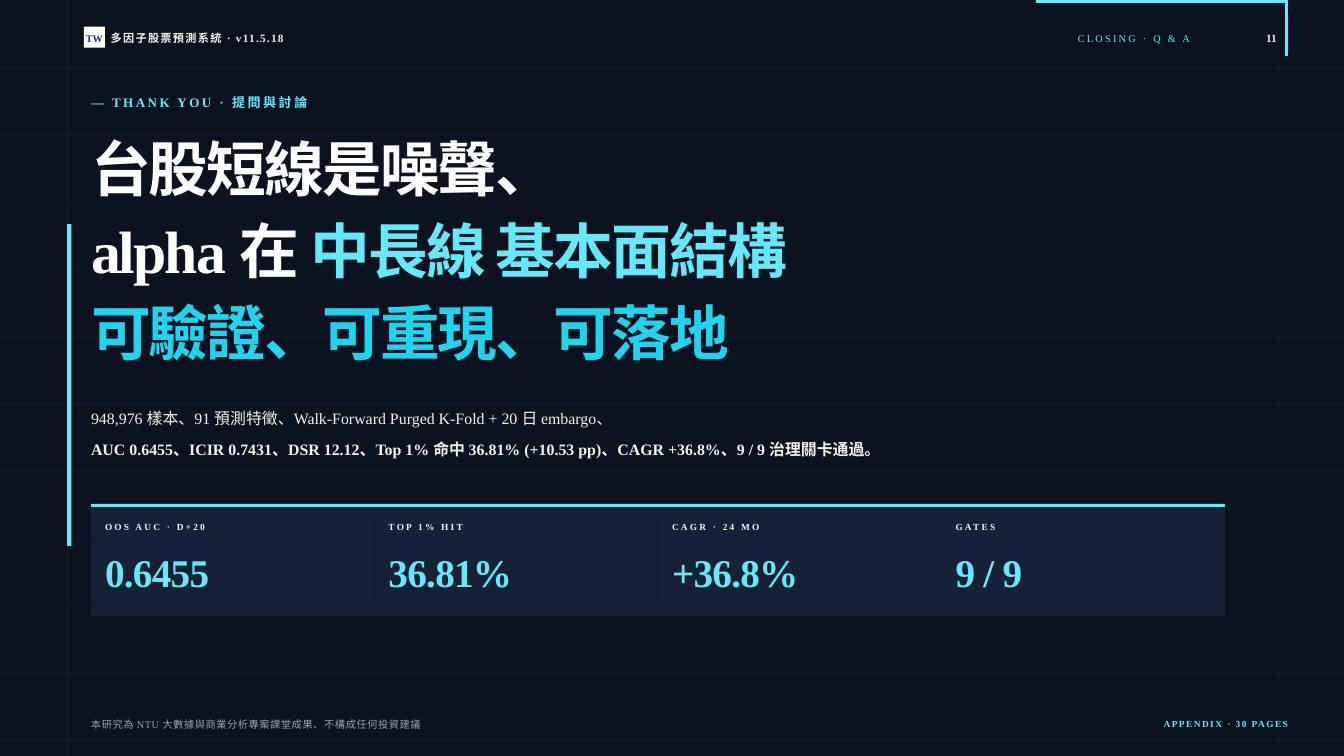
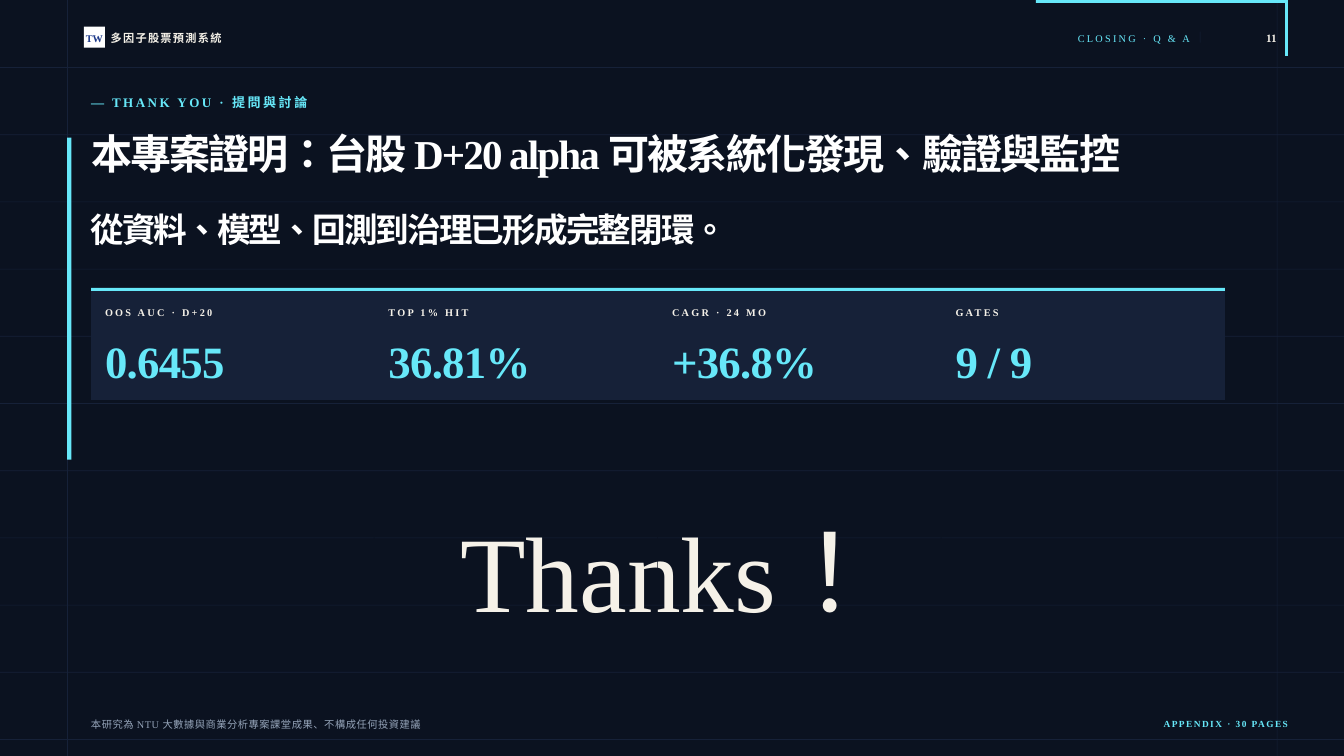
Before and after one commit to andychen050229-cell/taiwan-stock-multifactor, a slide deck: slide 11 of 台股多因子預測系統_v11.5.18_課堂簡報.pptx. Drawn at 1344x756 pixels with LibreOffice and Linux fonts; fonts in the diff are those of the drawing. Boxes give left, top, right and bottom in pixels: in the first picture for what was removed or moved away, otherwise in the second. Text is boxed around its words. In the diff, an @@ line names an element or a change of style, - is before the commit and + after.

```diff
--- a/台股多因子預測系統_v11.5.18_課堂簡報.pptx
+++ b/台股多因子預測系統_v11.5.18_課堂簡報.pptx
@@ text at [111,31,221,46]: text changed @@
-多因子股票預測系統 · v11.5.18
+多因子股票預測系統
@@ rectangle: place and size @@
-rectangle at [67,224,71,546]
+rectangle at [67,138,71,460]
@@ text at [91,133,1120,177]: text changed; size 64 to 44 pt @@
-台股短線是噪聲、
-alpha 在 中長線 基本面結構
-可驗證、可重現、可落地
+本專案證明：台股 D+20 alpha 可被系統化發現、驗證與監控
@@ text added at [90,213,726,245], 36 pt, text #FFFFFF, bold @@
+從資料、模型、回測到治理已形成完整閉環。
@@ 8 texts, 2 rectangles: place and size @@
-8 texts, 2 rectangles at [91,504,1225,616]
+8 texts, 2 rectangles at [91,288,1225,401]
@@ size 10 to 11 pt in 4 elements at [105,309,212,316], [388,309,468,316], [672,309,766,316], [956,303,1211,317] @@
@@ size 42 to 48 pt in 4 elements at [105,348,225,379], [388,348,530,379], [672,348,817,379], [956,348,1032,379] @@
@@ text "Thanks！" at [460,531,883,613]: vertical alignment top to middle @@
@@ text at [460,531,883,613]: text changed; size 17 to 115 pt; bold off @@
-948,976 樣本、91 預測特徵、Walk-Forward Purged K-Fold + 20 日 embargo、
-AUC 0.6455、ICIR 0.7431、DSR 12.12、Top 1% 命中 36.81% (+10.53 pp)、CAGR +36.8%、9 / 9 治理關卡通過。
+Thanks！
```
Also in this commit, not shown: 40 other slides changed, 2 other files.
